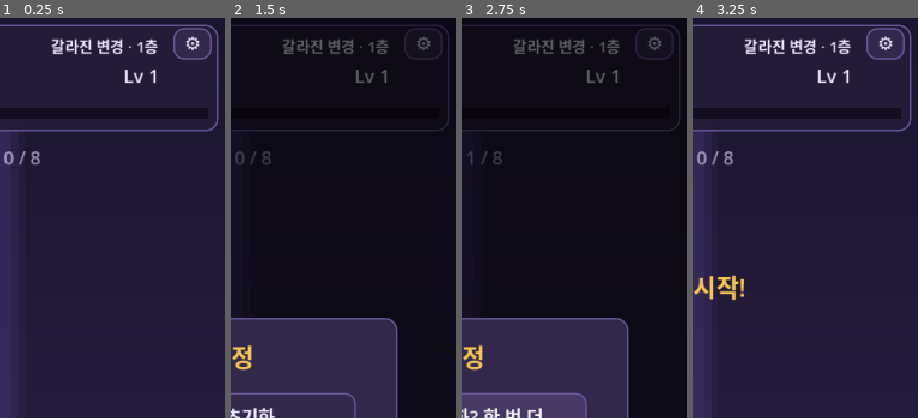
Above: before the commit, frames 1-4 (left to right).
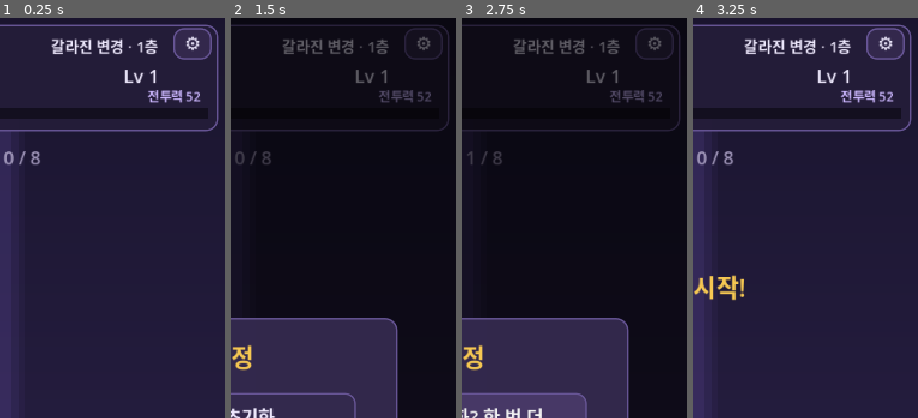
Above: after the commit, the same moments.

Repository: BN8624/unknown
Game: Godot game, scene res://Main.tscn
The game is run twice, just before and just after one commit, with the same random seed, the same clock (stepped at 60 frames per second) and the same inputs.
Inputs:
- Up to frame 1 (0.25 s): no input
- Up to frame 2 (1.5 s): click "⚙" at 0.5 s; click "◆ 환생" at 1.25 s
- Up to frame 3 (2.75 s): click "진행 초기화" at 2 s
- Up to frame 4 (3.25 s): click "정말 초기화? 한 번 더" at 2.75 s
The pictures show only the part of the screen within x 50-100%, y 0-50%; the shares and areas given below are measured in that part.

The runs differ from the first frame. In frame 1, 0.5% of the frame differs, in the area x 65-90%, y 18-22%; in frame 2, 0.4%; in frame 3, 0.4%; in frame 4, 0.5%.

Commit message:
feat: 균열기사 출시 후보 다듬기 — 균열석 상점·큰수 표기·전투력·배경 톤
- 균열석 상점: 환생해도 유지되는 영구 강화 4종(예리함/탐욕/불굴/잠든
  부대), 환생 오버레이를 메타 허브로 재구성. 저장에 soul_upgrades 추가.
- 큰 수 표기: 10만 이상 K/M/B/T/aa… 축약(방치형 누적 대응).
- 전투력(combat power) HUD 표시, 골드 배수 분리.
- 5층 구간마다 하늘 톤 변화로 전진감.
- Web 페이지 title을 게임명으로 패치.

Co-Authored-By: Claude Opus 4.8 <noreply@anthropic.com>

Diff:
--- a/Main.gd
+++ b/Main.gd
@@ -34,7 +34,11 @@
 var souls := 0                # 환생 재화(균열석)
 var prestige_count := 0
 var last_save_unix := 0
-var p_global_mult := 1.0      # 균열석 영구 배수
+var soul_upgrades := {"s_atk": 0, "s_gold": 0, "s_hp": 0, "s_off": 0}
+var p_global_mult := 1.0      # 균열석 영구 배수(전투력)
+var p_gold_mult := 1.0        # 균열석 + 상점 골드 배수
+var p_off_eff := 0.6          # 오프라인 효율
+var p_power := 0              # 전투력(표시용)
 
 # ── 파생 능력치 ──────────────────────────────────────────────────
 var p_atk := 10
@@ -139,10 +143,26 @@
 
 
 # ── 배경 ─────────────────────────────────────────────────────────
+var sky_grad: Gradient
+
+# 5층 구간마다 하늘 색을 살짝 바꿔 전진하는 느낌을 준다.
+const SKY_TONES := [
+	Color(0.18, 0.14, 0.30), Color(0.12, 0.18, 0.30), Color(0.20, 0.13, 0.22),
+	Color(0.10, 0.20, 0.22), Color(0.22, 0.16, 0.14), Color(0.16, 0.12, 0.26),
+]
+
+func _update_sky() -> void:
+	if sky_grad == null:
+		return
+	var tier := int((stage - 1) / GameData.BOSS_EVERY)
+	sky_grad.set_color(1, SKY_TONES[tier % SKY_TONES.size()])
+
+
 func _build_background() -> void:
 	var grad := Gradient.new()
 	grad.set_color(0, COL_BG_TOP)
 	grad.set_color(1, COL_BG_BOT)
+	sky_grad = grad
 	var gt := GradientTexture2D.new()
 	gt.gradient = grad
 	gt.fill_from = Vector2(0, 0)
@@ -407,46 +427,60 @@
 	settings_overlay.add_child(close_btn)
 
 
-# ── 환생(프레스티지) 오버레이 ────────────────────────────────────
+# ── 환생(프레스티지) + 균열석 상점 오버레이 ──────────────────────
+var soul_rows := {}
+var prestige_confirming := false
+
 func _build_prestige_overlay() -> void:
 	prestige_overlay = Control.new()
 	prestige_overlay.size = GameData.SCREEN
 	prestige_overlay.visible = false
 	add_child(prestige_overlay)
 	var dim := ColorRect.new()
-	dim.color = Color(0, 0, 0, 0.62)
+	dim.color = Color(0, 0, 0, 0.7)
 	dim.size = GameData.SCREEN
 	dim.mouse_filter = Control.MOUSE_FILTER_STOP
 	prestige_overlay.add_child(dim)
-	var box := _new_panel(Rect2(50, 300, 440, 360), COL_PANEL_HI)
+	var box := _new_panel(Rect2(34, 120, 472, 720), COL_PANEL_HI)
 	prestige_overlay.add_child(box)
-	var t := _new_label("환생", 34, Color(0.82, 0.74, 1.0))
-	t.position = Vector2(50, 326)
-	t.size = Vector2(440, 44)
+	var t := _new_label("환생 · 균열석 상점", 30, Color(0.82, 0.74, 1.0))
+	t.position = Vector2(34, 142)
+	t.size = Vector2(472, 40)
 	t.horizontal_alignment = HORIZONTAL_ALIGNMENT_CENTER
 	prestige_overlay.add_child(t)
-	prestige_body = _new_label("", 20, COL_TEXT)
-	prestige_body.position = Vector2(78, 384)
-	prestige_body.size = Vector2(384, 170)
+	prestige_body = _new_label("", 19, COL_TEXT)
+	prestige_body.position = Vector2(50, 190)
+	prestige_body.size = Vector2(440, 60)
 	prestige_body.horizontal_alignment = HORIZONTAL_ALIGNMENT_CENTER
 	prestige_body.autowrap_mode = TextServer.AUTOWRAP_WORD_SMART
 	prestige_overlay.add_child(prestige_body)
 
+	# 균열석 상점(영구 강화, 환생해도 유지)
+	var y := 264.0
+	for udef in GameData.SOUL_UPGRADES:
+		_make_soul_row(udef, y)
+		y += 62.0
+
+	var div := _new_label("— 환생하면 균열석을 얻고 진행은 초기화됩니다 —", 15, COL_DIM)
+	div.position = Vector2(34, 540)
+	div.size = Vector2(472, 22)
+	div.horizontal_alignment = HORIZONTAL_ALIGNMENT_CENTER
+	prestige_overlay.add_child(div)
+
 	prestige_do_btn = Button.new()
-	prestige_do_btn.position = Vector2(110, 560)
-	prestige_do_btn.size = Vector2(320, 54)
+	prestige_do_btn.position = Vector2(70, 576)
+	prestige_do_btn.size = Vector2(400, 60)
 	prestige_do_btn.add_theme_font_size_override("font_size", 22)
 	_style_button(prestige_do_btn)
-	var confirming := {"v": false}
 	prestige_do_btn.pressed.connect(func() -> void:
 		var gain := GameData.souls_for(max_stage_cleared)
 		if gain <= 0:
 			return
-		if not confirming["v"]:
-			confirming["v"] = true
-			prestige_do_btn.text = "정말 환생? 한 번 더"
+		if not prestige_confirming:
+			prestige_confirming = true
+			prestige_do_btn.text = "정말 환생? 한 번 더 누르기"
 		else:
-			confirming["v"] = false
+			prestige_confirming = false
 			_play("boss_victory")
 			_do_prestige(gain)
 			prestige_overlay.visible = false)
@@ -454,30 +488,79 @@
 
 	var pclose_btn := Button.new()
 	pclose_btn.text = "닫기"
-	pclose_btn.position = Vector2(110, 622)
-	pclose_btn.size = Vector2(320, 44)
+	pclose_btn.position = Vector2(70, 648)
+	pclose_btn.size = Vector2(400, 48)
 	pclose_btn.add_theme_font_size_override("font_size", 19)
 	_style_button(pclose_btn)
 	pclose_btn.pressed.connect(func() -> void:
-		confirming["v"] = false
+		prestige_confirming = false
 		prestige_overlay.visible = false)
 	prestige_overlay.add_child(pclose_btn)
 
 
+func _make_soul_row(udef: Dictionary, y: float) -> void:
+	var id: String = udef["id"]
+	var panel := _new_panel(Rect2(50, y, 440, 54), COL_PANEL)
+	prestige_overlay.add_child(panel)
+	var name_lbl := _new_label("", 18, COL_TEXT)
+	name_lbl.position = Vector2(66, y + 7)
+	prestige_overlay.add_child(name_lbl)
+	var eff_lbl := _new_label("", 14, COL_DIM)
+	eff_lbl.position = Vector2(66, y + 30)
+	prestige_overlay.add_child(eff_lbl)
+	var cost_lbl := _new_label("", 18, Color(0.82, 0.74, 1.0))
+	cost_lbl.position = Vector2(300, y + 16)
+	cost_lbl.size = Vector2(174, 24)
+	cost_lbl.horizontal_alignment = HORIZONTAL_ALIGNMENT_RIGHT
+	prestige_overlay.add_child(cost_lbl)
+	var btn := Button.new()
+	btn.flat = true
+	btn.position = Vector2(50, y)
+	btn.size = Vector2(440, 54)
+	btn.pressed.connect(_on_soul_pressed.bind(id))
+	prestige_overlay.add_child(btn)
+	soul_rows[id] = {"panel": panel, "name": name_lbl, "eff": eff_lbl, "cost": cost_lbl, "button": btn}
+
+
+func _on_soul_pressed(id: String) -> void:
+	var udef := GameData.soul_upgrade_def(id)
+	var cost := GameData.soul_upgrade_cost(udef, _soul_lv(id))
+	if souls < cost:
+		return
+	_play("button")
+	souls -= cost
+	soul_upgrades[id] = _soul_lv(id) + 1
+	_recompute_stats()
+	p_hp = mini(p_hp + 0, p_max_hp)
+	_save()
+	_update_hud()
+	_update_growth_buttons()
+	_open_prestige()   # 상점 표시 갱신
+
+
 func _open_prestige() -> void:
 	var gain := GameData.souls_for(max_stage_cleared)
-	var cur_mult := GameData.global_mult(souls)
-	var next_mult := GameData.global_mult(souls + gain)
-	var body := "보유 %s ◆ %d  (전투력·골드 x%.2f)\n\n" % [GameData.SOUL_NAME, souls, cur_mult]
+	prestige_confirming = false
+	var head := "보유 균열석 ◆ %d   전투력 x%.2f · 골드 x%.2f" % [souls, p_global_mult, p_gold_mult]
+	prestige_body.text = head
+	for udef in GameData.SOUL_UPGRADES:
+		var id: String = udef["id"]
+		var lv := _soul_lv(id)
+		var cost := GameData.soul_upgrade_cost(udef, lv)
+		var row: Dictionary = soul_rows[id]
+		row["name"].text = "%s  Lv %d" % [udef["name"], lv]
+		var pct := int(round(float(udef["per"]) * 100))
+		row["eff"].text = "%s +%d%% / 레벨" % [udef["desc"], pct]
+		row["cost"].text = "◆ %d" % cost
+		var afford := souls >= cost
+		row["button"].disabled = not afford
+		row["panel"].modulate = Color(1, 1, 1, 1) if afford else Color(0.6, 0.6, 0.66, 1)
 	if gain > 0:
-		body += "지금 환생하면 %s ◆ %d 획득\n→ 배수 x%.2f\n\n레벨·골드·강화·층은 초기화됩니다." % [GameData.SOUL_NAME, gain, next_mult]
 		prestige_do_btn.disabled = false
 		prestige_do_btn.text = "환생하고 ◆%d 받기" % gain
 	else:
-		body += "%d층(첫 보스)을 넘으면 환생할 수 있습니다.\n조금 더 전진해 보세요." % GameData.SOUL_MIN_STAGE
 		prestige_do_btn.disabled = true
-		prestige_do_btn.text = "아직 환생 불가"
-	prestige_body.text = body
+		prestige_do_btn.text = "%d층 넘으면 환생 가능" % GameData.SOUL_MIN_STAGE
 	prestige_overlay.visible = true
 	if kfont != null:
 		_apply_font_to(prestige_overlay)
@@ -512,7 +595,7 @@
 	var ehp := float(GameData.enemy_hp(stage))
 	var kills_per_sec: float = clampf(dps / maxf(1.0, ehp), 0.0, 3.0)
 	var gold_per_sec := kills_per_sec * float(_gold_gain(GameData.enemy_gold(stage)))
-	var reward := int(round(gold_per_sec * elapsed * GameData.OFFLINE_EFFICIENCY))
+	var reward := int(round(gold_per_sec * elapsed * p_off_eff))
 	if reward <= 0:
 		return
 	gold += reward
@@ -643,6 +726,7 @@
 
 	if enemy["boss"]:
 		_play("boss_appear")
+	_update_sky()
 	e_atk_timer = 0.0
 	_update_progress()
 
@@ -789,19 +873,29 @@
 
 func _recompute_stats() -> void:
 	var b: Dictionary = GameData.PLAYER_BASE
-	p_global_mult = GameData.global_mult(souls)
+	var passive := GameData.global_mult(souls)
+	var atk_mult := passive * (1.0 + _soul_lv("s_atk") * float(GameData.soul_upgrade_def("s_atk")["per"]))
+	p_gold_mult = passive * (1.0 + _soul_lv("s_gold") * float(GameData.soul_upgrade_def("s_gold")["per"]))
+	var hp_mult := 1.0 + _soul_lv("s_hp") * float(GameData.soul_upgrade_def("s_hp")["per"])
+	p_off_eff = clampf(GameData.OFFLINE_EFFICIENCY + _soul_lv("s_off") * float(GameData.soul_upgrade_def("s_off")["per"]), 0.0, 0.95)
+	p_global_mult = atk_mult
 	var raw_atk: int = int(b["atk"]) + (level - 1) * GameData.LVL_ATK + upgrades["atk"] * GameData.upgrade_def("atk")["per"]
-	p_atk = int(round(raw_atk * p_global_mult))
-	p_max_hp = int(b["hp"]) + (level - 1) * GameData.LVL_HP + upgrades["hp"] * GameData.upgrade_def("hp")["per"]
+	p_atk = int(round(raw_atk * atk_mult))
+	p_max_hp = int(round((int(b["hp"]) + (level - 1) * GameData.LVL_HP + upgrades["hp"] * GameData.upgrade_def("hp")["per"]) * hp_mult))
 	p_def = int(b["def"]) + upgrades["def"] * GameData.upgrade_def("def")["per"]
 	p_crit = float(b["crit"]) + upgrades["crit"] * GameData.upgrade_def("crit")["per"]
 	p_interval = float(b["atk_interval"])
 	p_hp = mini(p_hp, p_max_hp)
+	p_power = int(round(p_atk / p_interval * (1.0 + p_crit) + p_max_hp * 0.4 + p_def * 6.0))
+
+
+func _soul_lv(id: String) -> int:
+	return int(soul_upgrades.get(id, 0))
 
 
 func _gold_gain(base: int) -> int:
 	var bonus: float = 1.0 + int(upgrades["gold"]) * float(GameData.upgrade_def("gold")["per"])
-	return int(round(base * bonus * p_global_mult))
+	return int(round(base * bonus * p_gold_mult))
 
 
 func _gain_exp(amount: int) -> void:
@@ -823,10 +917,10 @@
 	lbl_stage.text = depth
 	var need := GameData.exp_to_next(level)
 	exp_fill.size.x = 500.0 * clampf(float(exp) / float(need), 0.0, 1.0)
+	var line := "전투력 %s" % _fmt(p_power)
 	if souls > 0 or prestige_count > 0:
-		lbl_souls.text = "%s ◆ %d   전투력 x%.2f" % [GameData.SOUL_NAME, souls, p_global_mult]
-	else:
-		lbl_souls.text = ""
+		line += "   ·   %s ◆ %d" % [GameData.SOUL_NAME, souls]
+	lbl_souls.text = line
 	_update_hero_hp()
 
 
@@ -931,7 +1025,7 @@
 		"level": level, "exp": exp, "gold": gold, "upgrades": upgrades,
 		"stage": stage, "kills": kills,
 		"max_stage_cleared": max_stage_cleared, "region_cleared": region_cleared,
-		"souls": souls, "prestige_count": prestige_count,
+		"souls": souls, "prestige_count": prestige_count, "soul_upgrades": soul_upgrades,
 	}
 
 
@@ -952,6 +1046,9 @@
 	souls = int(s.get("souls", 0))
 	prestige_count = int(s.get("prestige_count", 0))
 	last_save_unix = int(s.get("last_save_unix", 0))
+	var su = s.get("soul_upgrades", {})
+	for id in soul_upgrades.keys():
+		soul_upgrades[id] = int(su.get(id, 0)) if typeof(su) == TYPE_DICTIONARY else 0
 
 
 func _reset_progress() -> void:
@@ -960,6 +1057,7 @@
 	upgrades = {"atk": 0, "hp": 0, "def": 0, "crit": 0, "gold": 0}
 	stage = 1; kills = 0; max_stage_cleared = 0; region_cleared = false
 	souls = 0; prestige_count = 0
+	soul_upgrades = {"s_atk": 0, "s_gold": 0, "s_hp": 0, "s_off": 0}
 	_recompute_stats()
 	p_hp = p_max_hp
 	busy = false
@@ -970,16 +1068,28 @@
 
 
 # ── 작은 헬퍼 ────────────────────────────────────────────────────
+const _SUFFIX := ["", "K", "M", "B", "T", "aa", "ab", "ac", "ad", "ae", "af", "ag"]
+
+# 큰 수는 K·M·B·T·aa… 로 줄여 표시(방치형 누적에 대응). 10만 미만은 천 단위 콤마.
 func _fmt(n: int) -> String:
-	var s := str(n)
-	var out := ""
-	var c := 0
-	for i in range(s.length() - 1, -1, -1):
-		out = s[i] + out
-		c += 1
-		if c % 3 == 0 and i > 0:
-			out = "," + out
-	return out
+	if n < 100000:
+		var s := str(n)
+		var out := ""
+		var c := 0
+		for i in range(s.length() - 1, -1, -1):
+			out = s[i] + out
+			c += 1
+			if c % 3 == 0 and i > 0:
+				out = "," + out
+		return out
+	var tier := 0
+	var v := float(n)
+	while v >= 1000.0 and tier < _SUFFIX.size() - 1:
+		v /= 1000.0
+		tier += 1
+	if v >= 100.0:
+		return "%.0f%s" % [v, _SUFFIX[tier]]
+	return "%.2f%s" % [v, _SUFFIX[tier]]
 
 
 func _new_label(text: String, fs: int, col: Color) -> Label:
--- a/reset/GameData.gd
+++ b/reset/GameData.gd
@@ -124,6 +124,23 @@
 static func global_mult(souls: int) -> float:
 	return 1.0 + souls * SOUL_PER_MULT
 
+# 균열석 상점(환생해도 유지되는 영구 강화). per=레벨당 효과, cost/mult=균열석 비용.
+const SOUL_UPGRADES := [
+	{"id": "s_atk",  "name": "예리함",     "desc": "공격력",       "per": 0.06, "cost": 2, "mult": 1.6},
+	{"id": "s_gold", "name": "탐욕",       "desc": "골드 획득",    "per": 0.10, "cost": 2, "mult": 1.6},
+	{"id": "s_hp",   "name": "불굴",       "desc": "체력",         "per": 0.10, "cost": 3, "mult": 1.7},
+	{"id": "s_off",  "name": "잠든 부대",  "desc": "오프라인 효율","per": 0.12, "cost": 4, "mult": 1.8},
+]
+
+static func soul_upgrade_def(id: String) -> Dictionary:
+	for u in SOUL_UPGRADES:
+		if u["id"] == id:
+			return u
+	return {}
+
+static func soul_upgrade_cost(udef: Dictionary, level: int) -> int:
+	return int(round(float(udef["cost"]) * pow(float(udef["mult"]), level)))
+
 # ── 오프라인 보상 ────────────────────────────────────────────────
 const OFFLINE_CAP_SEC := 8 * 3600   # 최대 8시간 정산
 const OFFLINE_EFFICIENCY := 0.6     # 활동 대비 효율
--- a/reset/SaveSystem.gd
+++ b/reset/SaveSystem.gd
@@ -18,6 +18,7 @@
 		"region_cleared": bool(state.get("region_cleared", false)),
 		"souls": int(state.get("souls", 0)),
 		"prestige_count": int(state.get("prestige_count", 0)),
+		"soul_upgrades": state.get("soul_upgrades", {}),
 		"last_save_unix": int(Time.get_unix_time_from_system()),
 	}
 	var f := FileAccess.open(PATH, FileAccess.WRITE)
@@ -45,6 +46,10 @@
 	var upgrades := {}
 	for id in ["atk", "hp", "def", "crit", "gold"]:
 		upgrades[id] = int(up_in.get(id, 0)) if typeof(up_in) == TYPE_DICTIONARY else 0
+	var su_in = parsed.get("soul_upgrades", {})
+	var soul_upgrades := {}
+	for id in ["s_atk", "s_gold", "s_hp", "s_off"]:
+		soul_upgrades[id] = int(su_in.get(id, 0)) if typeof(su_in) == TYPE_DICTIONARY else 0
 	return {
 		"level": maxi(1, int(parsed.get("level", 1))),
 		"exp": maxi(0, int(parsed.get("exp", 0))),
@@ -56,6 +61,7 @@
 		"region_cleared": bool(parsed.get("region_cleared", false)),
 		"souls": maxi(0, int(parsed.get("souls", 0))),
 		"prestige_count": maxi(0, int(parsed.get("prestige_count", 0))),
+		"soul_upgrades": soul_upgrades,
 		"last_save_unix": int(parsed.get("last_save_unix", 0)),
 	}
 
Not shown, changed: HANDOFF.md
